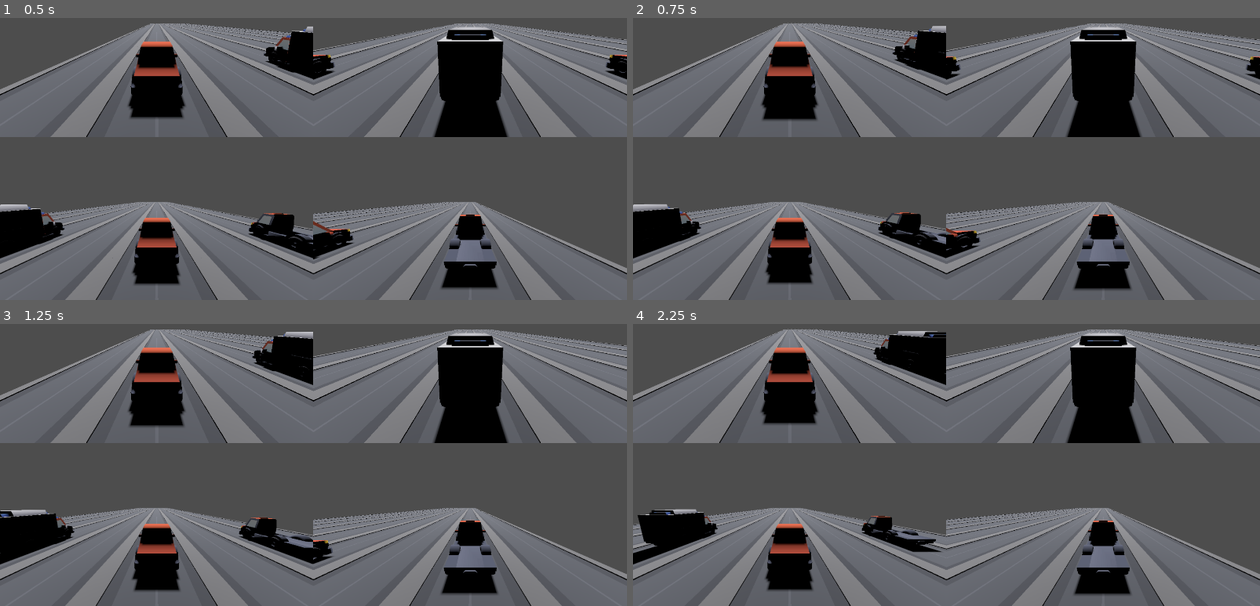
Above: before the commit, frames 1-4 (two rows, left to right).
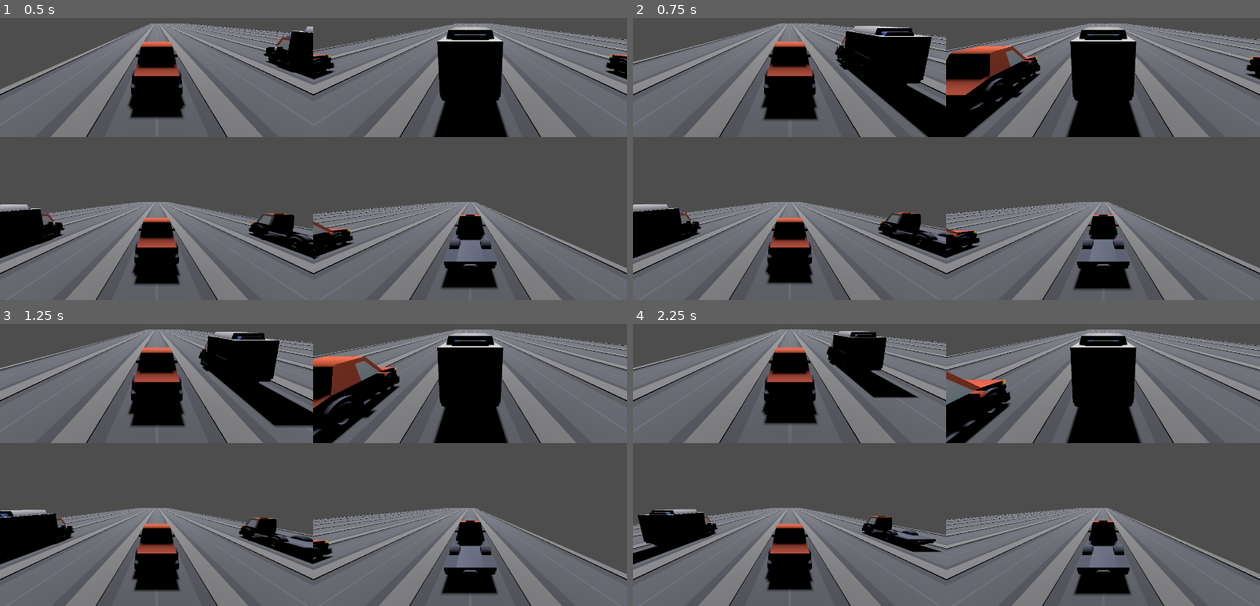
Above: after the commit, the same moments.

Repository: ethanbaedke/Race-Down-Roosevelt
Game: Godot game, scene res://race/race.tscn
The game is run twice, just before and just after one commit, with the same random seed, the same clock (stepped at 60 frames per second) and the same inputs.
Inputs:
- Up to frame 1 (0.5 s): no input
- Up to frame 2 (0.75 s): tap Enter at 0.5 s; hold D from 0.53 s (still down)
- Up to frame 3 (1.25 s): keep holding D
- Up to frame 4 (2.25 s): release D at 1.28 s; hold A 1.28-2.03 s; hold D from 2.03 s (still down)

Frame 1 is identical in both runs. In frame 2, 8.3% of the frame differs, in the area x 0-65%, y 1-43%; in frame 3, 7.9%; in frame 4, 6.0%.

Commit message:
Added basic lane switching input.

Diff:
--- a/race-down-roosevelt/vehicles/racer_vehicles/racer_vehicle.gd
+++ b/race-down-roosevelt/vehicles/racer_vehicles/racer_vehicle.gd
@@ -1,4 +1,6 @@
 class_name RacerVehicle extends Node3D
+
+const LANE_SWITCH_DIST:float = 3.0
 
 # This must be set when a racer vehicle is instantiated.
 var racer:RacerObject = null
@@ -9,6 +11,11 @@
 
 	return speed
 
+func try_switch_lanes(dir:int) -> bool:
+
+	position.x += dir * -1 * LANE_SWITCH_DIST
+	return true
+
 func _ready() -> void:
 
 	if (racer == null):
@@ -17,3 +24,42 @@
 
 	# NOTE: Testing only.
 	speed = randi_range(1, 4)
+
+# These are used to get single inputs instead of a continuous stream.
+var _left_key_active:bool = false
+var _right_key_active:bool = false
+var _joystick_active:bool = false
+
+func _unhandled_input(event: InputEvent) -> void:
+
+	if (event is InputEventKey):
+		if (racer.device_index != -1):
+			return
+		if (event.keycode == KEY_A || event.keycode == KEY_LEFT):
+			if (!event.pressed):
+				_left_key_active = false
+			elif (!_left_key_active):
+				_left_key_active = true
+				try_switch_lanes(-1)
+		elif (event.keycode == KEY_D || event.keycode == KEY_RIGHT):
+			if (!event.pressed):
+				_right_key_active = false
+			elif (!_right_key_active):
+				_right_key_active = true
+				try_switch_lanes(1)
+
+	elif (event.device != racer.device_index):
+		return
+
+	elif (event is InputEventJoypadMotion):
+		if (event.axis != JOY_AXIS_LEFT_X):
+			return
+		var val:float = abs(event.axis_value)
+		if (val >= 0.5 && !_joystick_active):
+			try_switch_lanes(sign(event.axis_value))
+			_joystick_active = true
+		elif (val < 0.5):
+			_joystick_active = false
+
+	elif (event is InputEventJoypadButton):
+		pass
